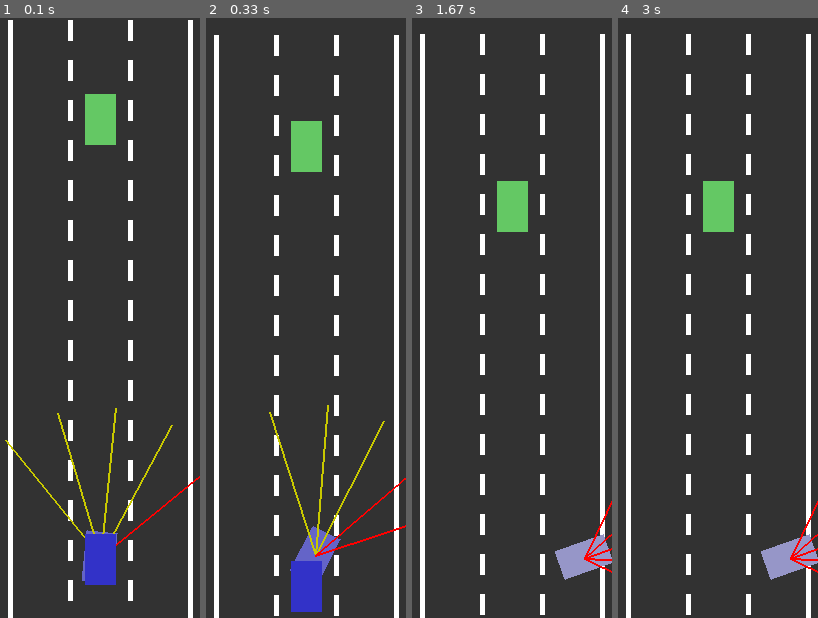
Above: before the commit, frames 1-4 (left to right).
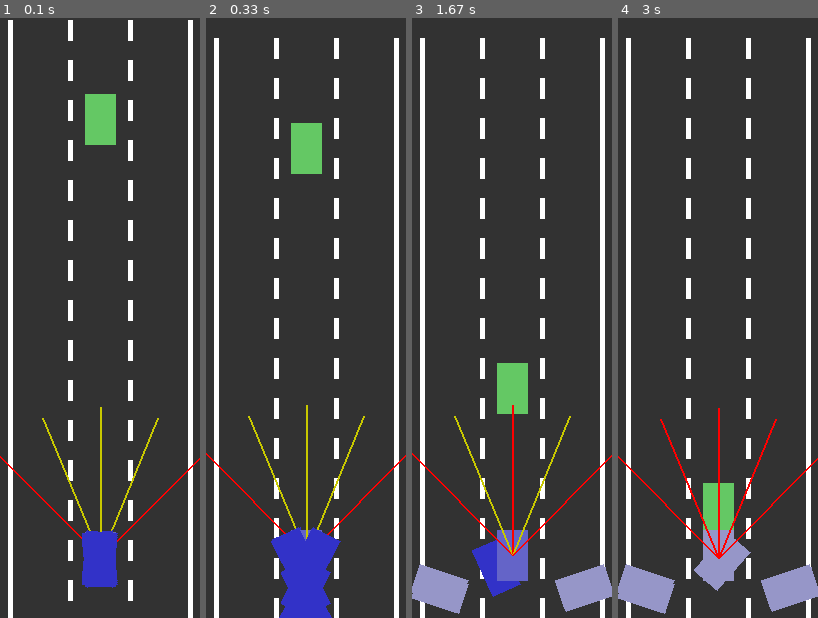
Above: after the commit, the same moments.

Repository: kc-raahi/self-driving-car-sim
Game: pygame game, started from car.py
Same seed, same stepped clock (60 frames per second), same inputs: the game is played once before the commit and once after it.
Inputs:
- Up to frame 1 (0.1 s): no input
- Up to frame 2 (0.33 s): no input
- Up to frame 3 (1.67 s): hold Right 0.33-0.8 s; hold Up 0.83-1.3 s; hold Right from 1.33 s (still down)
- Up to frame 4 (3 s): release Right at 1.8 s; hold Left 1.83-2.37 s; hold Down 2.4-2.87 s; hold Left from 2.9 s (still down)

The runs differ from the first frame. In frame 1, 2.0% of the frame differs, in the area x 0-100%, y 64-95%; in frame 2, 4.7%; in frame 3, 11%, in the area x 0-100%, y 2-100%; in frame 4, 10%.

Commit message:
20230721 - multiple drivers

Diff:
--- a/car.py
+++ b/car.py
@@ -373,35 +373,13 @@
         road.draw(screen)
         t.update_and_draw(road, screen)
         for d in drivers:
+
             d.update_and_draw(road, screen)
-            d.alive = driver.assess_damage(road)
-
-
-        for event in pygame.event.get():
-            if event.type == pygame.QUIT:
-                run = False
-
-            if driver.ctrl_type == "keys":
-                if event.type == pygame.KEYDOWN:
-                    if event.key == pygame.K_UP:
-                        driver.forward()
-                    elif event.key == pygame.K_DOWN:
-                        driver.backward()
-                    if event.key == pygame.K_LEFT and driver.speed != 0:
-                        driver.turn_left()
-                    elif event.key == pygame.K_RIGHT and driver.speed != 0:
-                        driver.turn_right()
-                elif event.type == pygame.KEYUP:
-                    if event.key == pygame.K_UP or event.key == pygame.K_DOWN:
-                        driver.foot_off_gas()
-                    if event.key == pygame.K_LEFT or event.key == pygame.K_RIGHT:
-                        driver.straighten_wheel()
-
-            else:
-                driver.up = driver.dirs[0]
-                driver.left = driver.dirs[1]
-                driver.right = driver.dirs[2]
-                driver.down = driver.dirs[3]
+            d.alive = d.assess_damage(road)
+            d.up = d.dirs[0]
+            d.left = d.dirs[1]
+            d.right = d.dirs[2]
+            d.down = d.dirs[3]
 
         driver.primary = False
 
